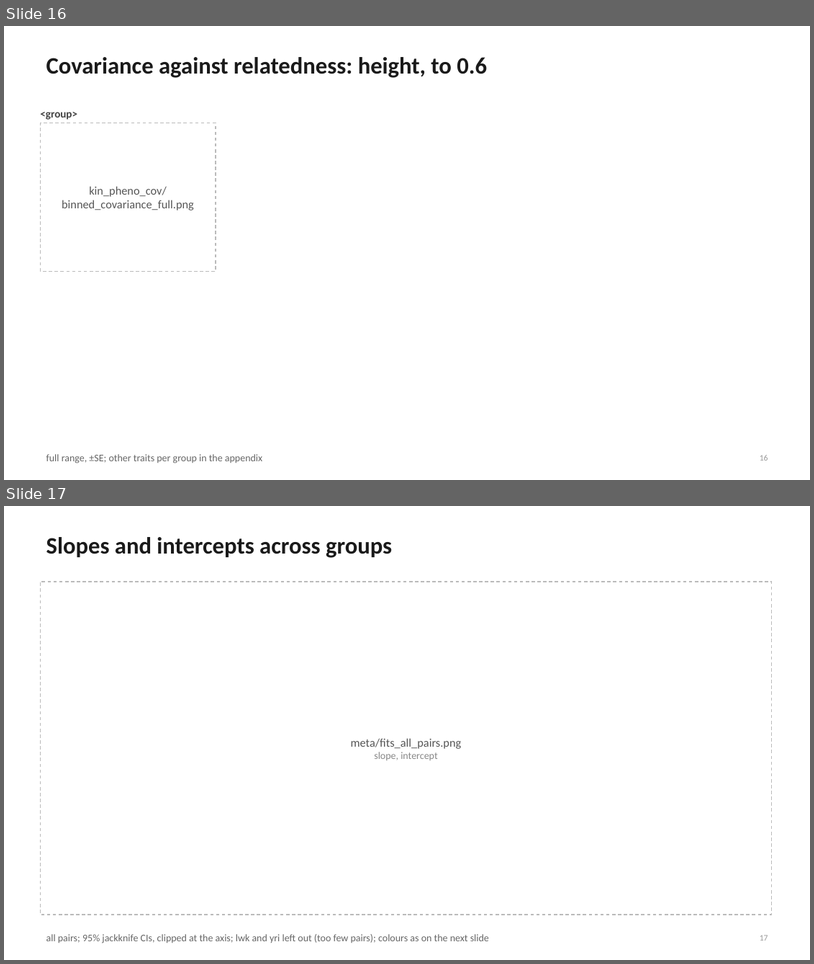
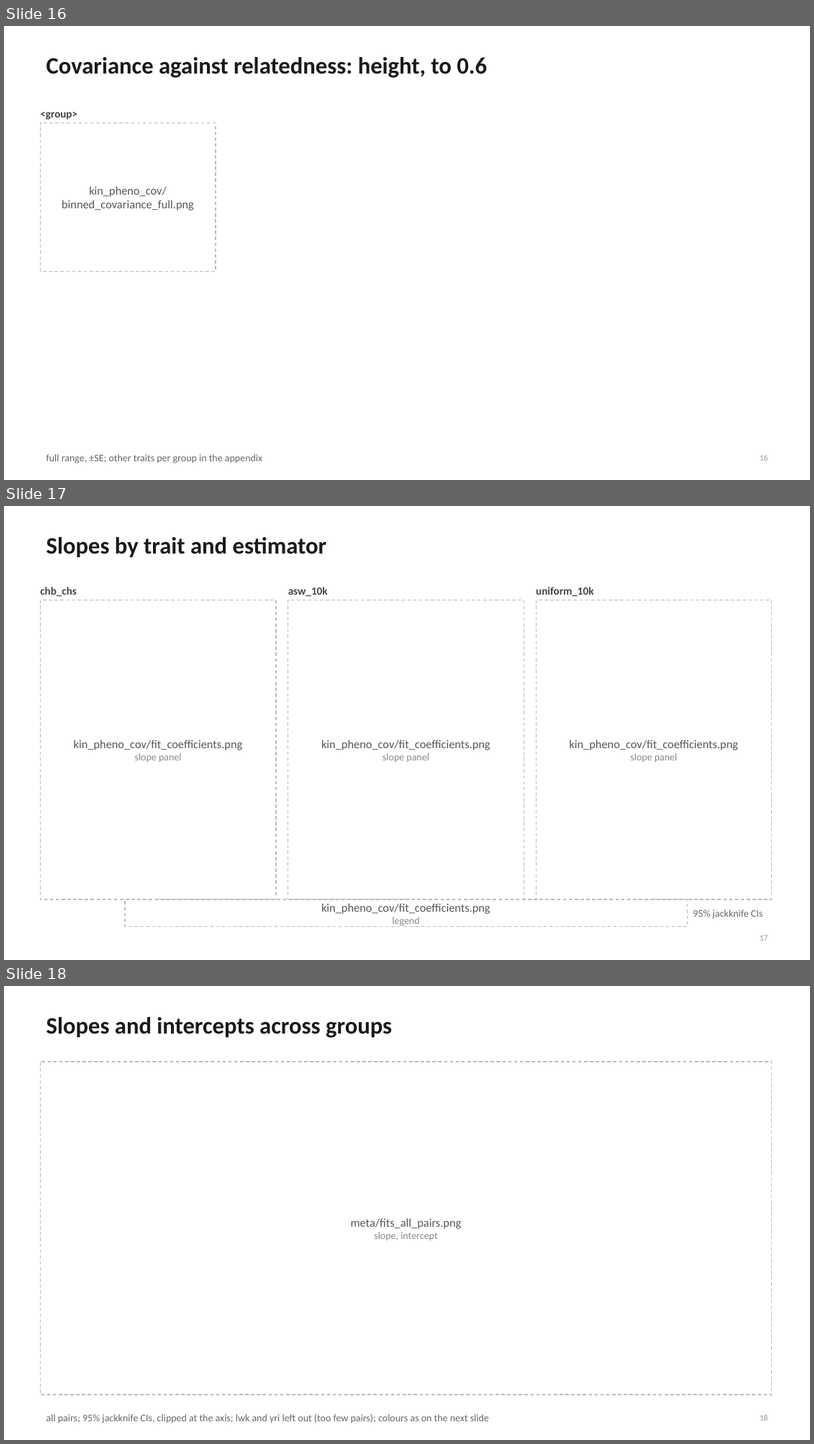
Before and after one commit to mkiravn/aou-covariance, a slide deck: slides/relatedness_condensed.pptx. Shown one above the other, each under a label of ours: slides 16 and 17 before the commit, slides 16, 17 and 18 after it. The pictures are 814x964 and 814x1444 pixels, drawn with LibreOffice and Linux fonts; fonts in the diff are those of the drawing. Boxes give left, top, right and bottom in pixels: in the first picture for what was removed or moved away, otherwise in the second. Text is boxed around its words. In the diff, an @@ line names an element or a change of style, - is before the commit and + after.

```diff
--- a/slides/relatedness_condensed.pptx
+++ b/slides/relatedness_condensed.pptx
@@ slide 17 added at box(4, 506, 810, 960), background #FFFFFF @@
@@ title added at box(46, 537, 327, 557), 28 pt, text #1A1A1A, bold @@
+Slopes by trait and estimator
@@ text added at box(40, 587, 77, 596), 13 pt, text #444444, bold @@
+chb_chs
@@ text added at box(288, 587, 328, 596), 13 pt, text #444444, bold @@
+asw_10k
@@ text added at box(536, 587, 594, 596), 13 pt, text #444444, bold @@
+uniform_10k
@@ rectangle added at box(40, 600, 276, 899), fill #FFFFFF, outline #BBBBBB 1 pt dashed @@
@@ rectangle added at box(288, 600, 525, 899), fill #FFFFFF, outline #BBBBBB 1 pt dashed @@
@@ rectangle added at box(536, 600, 772, 899), fill #FFFFFF, outline #BBBBBB 1 pt dashed @@
@@ text added at box(74, 739, 243, 762), 14 pt, text #555555 @@
+kin_pheno_cov/fit_coefficients.png
+slope panel
@@ text added at box(322, 739, 491, 762), 14 pt, text #555555 @@
+kin_pheno_cov/fit_coefficients.png
+slope panel
@@ text added at box(569, 739, 738, 762), 14 pt, text #555555 @@
+kin_pheno_cov/fit_coefficients.png
+slope panel
@@ rectangle added at box(125, 899, 687, 926), fill #FFFFFF, outline #BBBBBB 1 pt dashed @@
@@ text added at box(322, 903, 491, 926), 14 pt, text #555555 @@
+kin_pheno_cov/fit_coefficients.png
+legend
@@ text added at box(693, 909, 763, 919), 12 pt, text #666666 @@
+95% jackknife CIs
@@ page number added at box(760, 934, 769, 940), 10 pt, text #999999 @@
+17
@@ what was slide 17 is now slide 18 @@
@@ page number at box(760, 1414, 769, 1420): text changed @@
-17
+18
```
Also in this commit, not shown: 1 other file.
